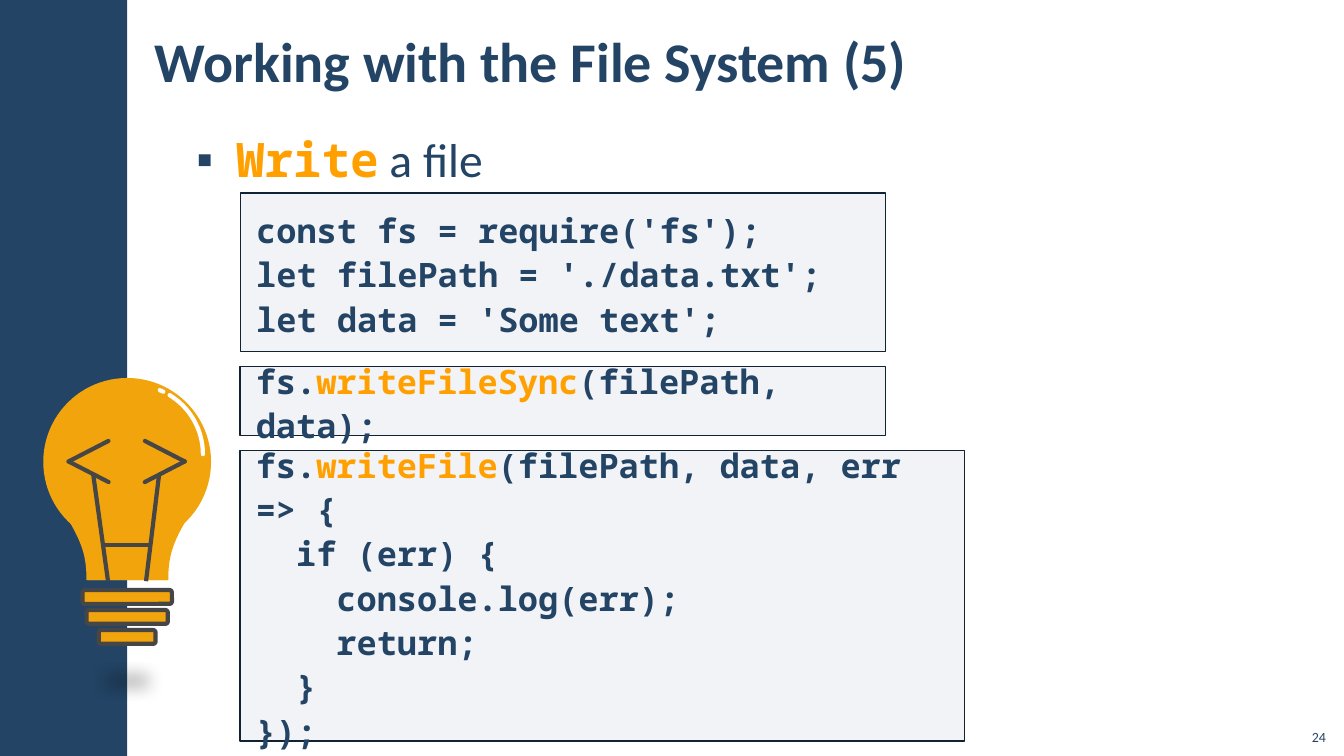
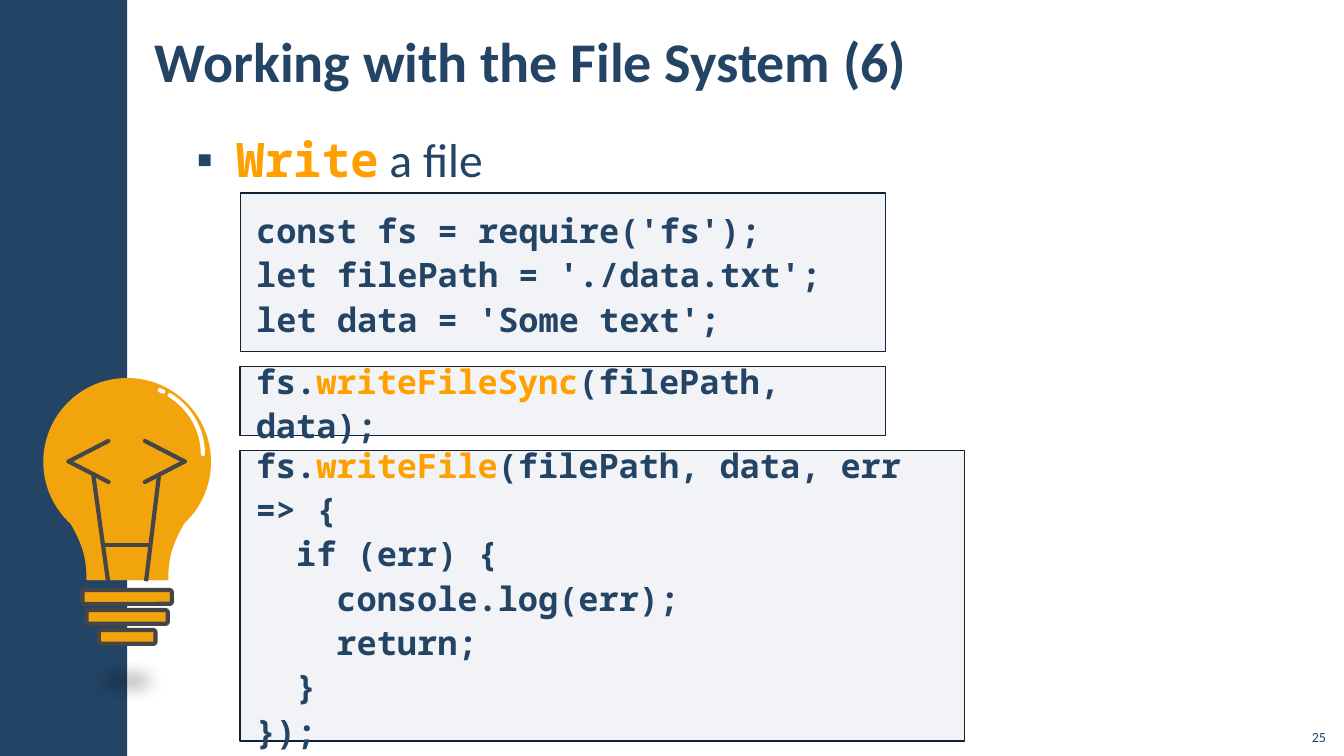
Before and after one commit to ErayErol/Software-University-Courses, a slide deck: slide 25 of 2021.09 - [ JS Back End ]/02 - [ NodeJS Streams and Utilities ]/00 - [ Resources ]/Presentation.pptx (slide 24 before the commit). Drawn at 1344x756 pixels with LibreOffice and Linux fonts; fonts in the diff are those of the drawing; background and template pictures are left out. Boxes give left, top, right and bottom in pixels: in the first picture for what was removed or moved away, otherwise in the second. Text is boxed around its words. In the diff, an @@ line names an element or a change of style, - is before the commit and + after.

```diff
--- a/2021.09 - [ JS Back End ]/02 - [ NodeJS Streams and Utilities ]/00 - [ Resources ]/Presentation.pptx
+++ b/2021.09 - [ JS Back End ]/02 - [ NodeJS Streams and Utilities ]/00 - [ Resources ]/Presentation.pptx
@@ title at (155, 40, 906, 92): text changed @@
-Working with the File System (5)
+Working with the File System (6)
@@ page number at (1312, 733, 1326, 742): text changed @@
-24
+25
```
Also in this commit, not shown: 7 other slides changed, 2 slides added, 1 other file.
